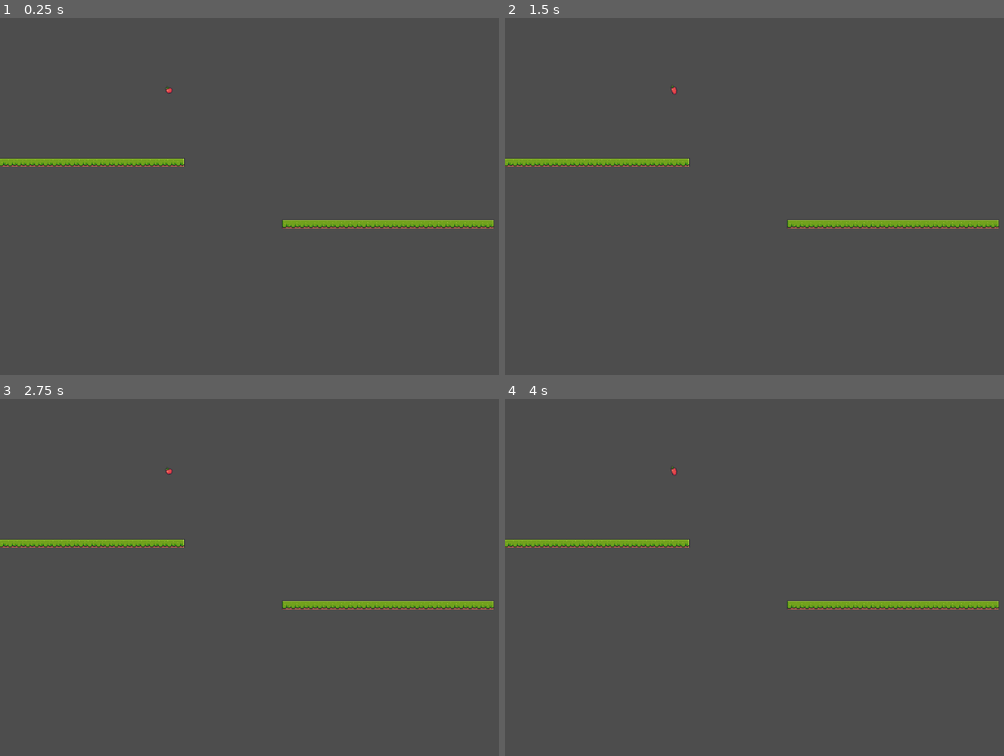
Above: before the commit, frames 1-4 (two rows, left to right).
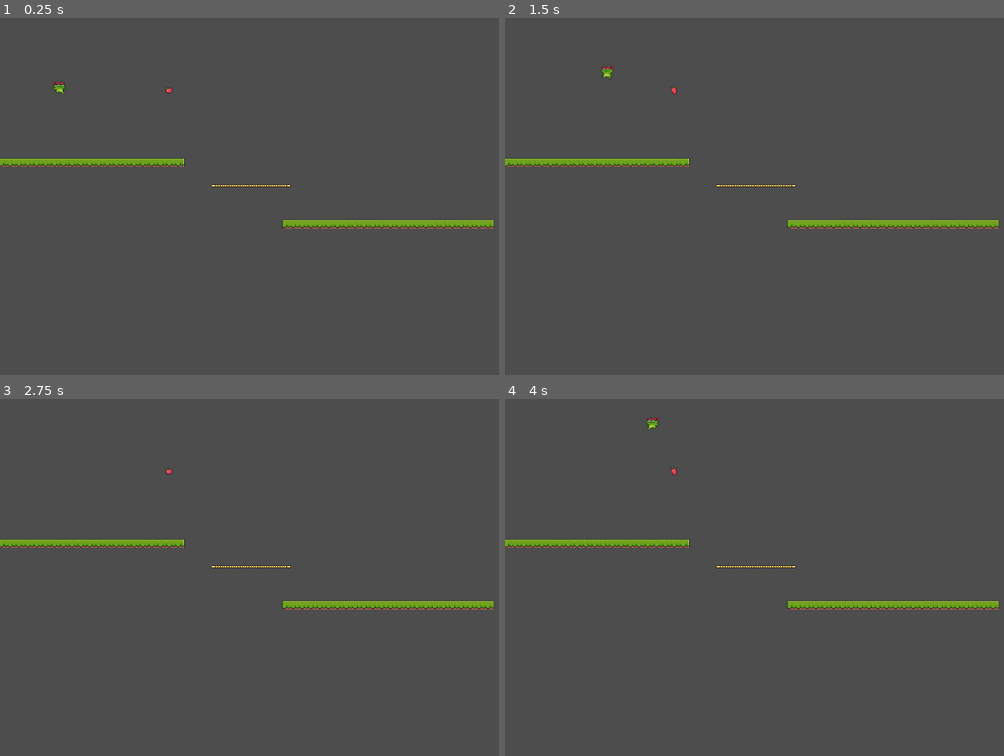
Above: after the commit, the same moments.

Repository: DfindWox/TGD
Game: Godot game, scene res://main.tscn
Same seed, same stepped clock (60 frames per second), same inputs: the game is played once before the commit and once after it.
Inputs:
- Up to frame 1 (0.25 s): no input
- Up to frame 2 (1.5 s): tap Enter (ui_accept) at 0.5, 0.6, 0.77, 1.07, 1.35 s; hold Right (ui_right) 0.53-1.28 s; hold Left (ui_left) from 1.28 s (still down)
- Up to frame 3 (2.75 s): tap Enter (ui_accept) at 1.52, 1.82, 2, 2.1 s; release Left (ui_left) at 2.03 s; hold Right (ui_right) from 2.03 s (still down)
- Up to frame 4 (4 s): tap Enter (ui_accept) at 2.75, 2.85, 3.02, 3.32, 3.5, 3.6, 3.77 s; release Right (ui_right) at 3.53 s; hold Left (ui_left) from 3.53 s (still down)

The runs differ from the first frame. In frame 1, 0.2% of the frame differs, in the area x 10-59%, y 17-48%; in frame 2, 0.2%, in the area x 19-59%, y 13-48%; in frame 3, 0.1%; in frame 4, 0.2%.

Commit message:
Aah the timeline

Diff:
--- a/cenes/apple.gd
+++ b/cenes/apple.gd
@@ -1,6 +1,7 @@
 extends Area2D
 
 @onready var animation = $AnimationPlayer
+#signal died()
 func _on_body_entered(body):
 	if body.is_in_group('Player'):
 		animation.play("collected")
@@ -8,5 +9,5 @@
 
 func _on_animation_player_animation_finished(anim_name):
 	if anim_name == 'collected':
+		owner.fruitHandler(-1)
 		self.queue_free()
-		#say farewell and kill yourself
--- a/cenes/bullet.tscn
+++ b/cenes/bullet.tscn
@@ -4,6 +4,7 @@
 [ext_resource type="Script" path="res://cenes/bullet.gd" id="2_nnrwl"]
 
 [sub_resource type="CircleShape2D" id="CircleShape2D_4trt3"]
+radius = 6.32456
 
 [node name="Seed" instance=ExtResource("1_2k5j7")]
 collision_layer = 0
--- /dev/null
+++ b/cenes/endScreen.tscn
@@ -0,0 +1,12 @@
+[gd_scene format=3 uid="uid://bvu1fnagq7sks"]
+
+[node name="TextEdit" type="TextEdit"]
+offset_right = 80.0
+offset_bottom = 42.0
+text = "Acabou."
+editable = false
+context_menu_enabled = false
+selecting_enabled = false
+deselect_on_focus_loss_enabled = false
+virtual_keyboard_enabled = false
+middle_mouse_paste_enabled = false
--- a/cenes/enemies/woody.tscn
+++ b/cenes/enemies/woody.tscn
@@ -5,6 +5,7 @@
 [ext_resource type="PackedScene" uid="uid://cvb8hk3kmkfle" path="res://cenes/bullet.tscn" id="3_x7tdp"]
 
 [node name="Woody" instance=ExtResource("1_e1rg1")]
+collision_layer = 1
 script = ExtResource("2_wyhio")
 Bullet = ExtResource("3_x7tdp")
 
@@ -13,7 +14,7 @@
 polygon = PackedVector2Array(-1.33172, 0.545398, 117.675, -28.5876, 122.808, 2.86447)
 
 [node name="Marker" type="Marker2D" parent="." index="6"]
-position = Vector2(14, 0)
+position = Vector2(16, -4)
 
 [node name="Timer" type="Timer" parent="." index="7"]
 wait_time = 0.5
--- a/cenes/maps/map.tscn
+++ b/cenes/maps/map.tscn
@@ -52,12 +52,18 @@
 17:0/0 = 0
 17:0/0/physics_layer_0/linear_velocity = Vector2(0, 0)
 17:0/0/physics_layer_0/angular_velocity = 0.0
+17:0/0/physics_layer_0/polygon_0/points = PackedVector2Array(-8, -8, 8, -8, 8, -4, -8, -3.5)
+17:0/0/physics_layer_0/polygon_0/one_way = true
 18:0/0 = 0
 18:0/0/physics_layer_0/linear_velocity = Vector2(0, 0)
 18:0/0/physics_layer_0/angular_velocity = 0.0
+18:0/0/physics_layer_0/polygon_0/points = PackedVector2Array(-8, -8, 8, -8, 8, -3.5, -8, -3.5)
+18:0/0/physics_layer_0/polygon_0/one_way = true
 19:0/0 = 0
 19:0/0/physics_layer_0/linear_velocity = Vector2(0, 0)
 19:0/0/physics_layer_0/angular_velocity = 0.0
+19:0/0/physics_layer_0/polygon_0/points = PackedVector2Array(-8, -8, 8, -8, 8, -4, -8, -4)
+19:0/0/physics_layer_0/polygon_0/one_way = true
 0:1/0 = 0
 0:1/0/physics_layer_0/linear_velocity = Vector2(0, 0)
 0:1/0/physics_layer_0/angular_velocity = 0.0
@@ -450,4 +456,4 @@
 tile_set = SubResource("TileSet_ngav5")
 format = 2
 layer_0/name = "ground"
-layer_0/tile_data = PackedInt32Array(19, 524288, 0, 65535, 3 …(699 unchanged characters)…  0, 458783, 393216, 0, 458806, 524288, 0)
+layer_0/tile_data = PackedInt32Array(19, 524288, 0, 65535, 3 …(699 unchanged characters)…  0, 458783, 393216, 0, 458806, 524288, 0, 196631, 1114112, 0, 196632, 1179648, 0, 196633, 1179648, 0, 196634, 1179648, 0, 196635, 1179648, 0, 196636, 1179648, 0, 196637, 1179648, 0, 196638, 1179648, 0, 196639, 1245184, 0)
--- a/cenes/player.gd
+++ b/cenes/player.gd
@@ -1,47 +1,67 @@
 extends "res://classes/base_entity.gd"
 @export var jump_speed:int = -15000
-@onready var is_jumping:bool = false
 @onready var timer_jump = $TimerJump
+@onready var animation = $Animation
+var canChangeStatus:bool = true
+var state:String = 'idle'
 func _physics_process(delta):
 	#change name from input to physics, maybe? send those their own functions
 	handle_input(delta)
 	gravity_pull(delta)
+	handle_animation()
 	if Input.is_action_just_pressed("ui_accept"):
+		print('era pra eu pular')
 		if grounded:
-			is_jumping = true
+			print('pulei ue')
+			state = 'jumping'
+			canChangeStatus = false
 			timer_jump.start()
 	move_and_slide()
 
 func handle_input(delta):
 	var jumping:int
-	if is_jumping:
+	if state == 'jumping':
 		jumping = jump_speed * delta
 
 	var input_direction = Vector2(
 			Input.get_action_strength("ui_right") - Input.get_action_strength("ui_left"),
 			jumping)* delta
+	handle_rotation(input_direction)
+
+
+	if input_direction != Vector2.ZERO and canChangeStatus:
+		state = 'running'
+	elif canChangeStatus:
+		if grounded:
+			state = 'idle'
+		else:
+			state = 'falling'
 
 	velocity = input_direction * speed
 
 
-
-
 func _on_timer_jump_timeout():
-	is_jumping = false
 	grounded = false
+	state = 'falling'
 
 func _on_tact_body_entered(body):
-	print(body,' is inside me')
-	if body.is_in_group('Map'):
+	if body.is_in_group('Map') and state != 'jumping':
 		grounded = true
+		canChangeStatus = true
+		state = 'idle'
 
 
 func _on_tact_body_exited(body):
-	if body.is_in_group('Map') and not is_jumping:
+	if body.is_in_group('Map') and canChangeStatus:
 		grounded = false
+		state = 'falling'
 
+func handle_animation():
+#	print(state)
+	animation.play(state)
 
-#	var TW = create_tween()
-#	#Em vez dessa parada, eu tiro a gravity, seto pra 'jumping' e vlay
-#	var vlaay = Vector2(self.position.x , self.position.y + jump_speed)
-#	TW.tween_property(self, 'position', vlaay, 0.3)
+func handle_rotation(input_direction):
+	if input_direction.x > 0:
+		$Sprite.set_flip_h(false)
+	if  input_direction.x < 0:
+		$Sprite.set_flip_h(true)
--- a/cenes/player.tscn
+++ b/cenes/player.tscn
@@ -1,11 +1,234 @@
-[gd_scene load_steps=5 format=3 uid="uid://bteqxsno8ws6h"]
+[gd_scene load_steps=13 format=3 uid="uid://bteqxsno8ws6h"]
 
 [ext_resource type="PackedScene" uid="uid://dysexsuiwt2me" path="res://classes/base_entity.tscn" id="1_flcby"]
 [ext_resource type="Script" path="res://cenes/player.gd" id="2_fwq2q"]
+[ext_resource type="Texture2D" uid="uid://bc61hgvlhbjhu" path="res://assets/Pixel Adventure 1, 2/Main Characters/Ninja Frog/combo.png" id="3_h64t3"]
+[ext_resource type="Texture2D" uid="uid://gjhc1llwqdil" path="res://assets/Pixel Adventure 1, 2/Main Characters/Ninja Frog/Idle (32x32).png" id="4_ki456"]
 
 [sub_resource type="CapsuleShape2D" id="CapsuleShape2D_2fgon"]
 radius = 14.0
 height = 44.0
+
+[sub_resource type="Animation" id="Animation_au2eg"]
+length = 0.001
+tracks/0/type = "value"
+tracks/0/imported = false
+tracks/0/enabled = true
+tracks/0/path = NodePath("Sprite:frame")
+tracks/0/interp = 1
+tracks/0/loop_wrap = true
+tracks/0/keys = {
+"times": PackedFloat32Array(0),
+"transitions": PackedFloat32Array(1),
+"update": 1,
+"values": [0]
+}
+tracks/1/type = "value"
+tracks/1/imported = false
+tracks/1/enabled = true
+tracks/1/path = NodePath("SpriteIdle:visible")
+tracks/1/interp = 1
+tracks/1/loop_wrap = true
+tracks/1/keys = {
+"times": PackedFloat32Array(0),
+"transitions": PackedFloat32Array(1),
+"update": 1,
+"values": [true]
+}
+tracks/2/type = "value"
+tracks/2/imported = false
+tracks/2/enabled = true
+tracks/2/path = NodePath("Sprite:visible")
+tracks/2/interp = 1
+tracks/2/loop_wrap = true
+tracks/2/keys = {
+"times": PackedFloat32Array(0),
+"transitions": PackedFloat32Array(1),
+"update": 1,
+"values": [false]
+}
+tracks/3/type = "value"
+tracks/3/imported = false
+tracks/3/enabled = true
+tracks/3/path = NodePath("SpriteIdle:frame")
+tracks/3/interp = 1
+tracks/3/loop_wrap = true
+tracks/3/keys = {
+"times": PackedFloat32Array(0),
+"transitions": PackedFloat32Array(1),
+"update": 1,
+"values": [0]
+}
+
+[sub_resource type="Animation" id="Animation_84de5"]
+resource_name = "idle"
+length = 0.78
+tracks/0/type = "value"
+tracks/0/imported = false
+tracks/0/enabled = true
+tracks/0/path = NodePath("SpriteIdle:visible")
+tracks/0/interp = 1
+tracks/0/loop_wrap = true
+tracks/0/keys = {
+"times": PackedFloat32Array(0),
+"transitions": PackedFloat32Array(1),
+"update": 1,
+"values": [true]
+}
+tracks/1/type = "value"
+tracks/1/imported = false
+tracks/1/enabled = true
+tracks/1/path = NodePath("SpriteIdle:frame")
+tracks/1/interp = 1
+tracks/1/loop_wrap = true
+tracks/1/keys = {
+"times": PackedFloat32Array(0, 0.1, 0.2, 0.3, 0.4, 0.5, 0.6, 0.7),
+"transitions": PackedFloat32Array(1, 1, 1, 1, 1, 1, 1, 1),
+"update": 1,
+"values": [0, 1, 2, 3, 4, 5, 6, 7]
+}
+tracks/2/type = "value"
+tracks/2/imported = false
+tracks/2/enabled = true
+tracks/2/path = NodePath("Sprite:visible")
+tracks/2/interp = 1
+tracks/2/loop_wrap = true
+tracks/2/keys = {
+"times": PackedFloat32Array(0),
+"transitions": PackedFloat32Array(1),
+"update": 1,
+"values": [false]
+}
+
+[sub_resource type="Animation" id="Animation_7qu43"]
+resource_name = "falling"
+length = 0.1
+tracks/0/type = "value"
+tracks/0/imported = false
+tracks/0/enabled = true
+tracks/0/path = NodePath("Sprite:visible")
+tracks/0/interp = 1
+tracks/0/loop_wrap = true
+tracks/0/keys = {
+"times": PackedFloat32Array(0),
+"transitions": PackedFloat32Array(1),
+"update": 1,
+"values": [true]
+}
+tracks/1/type = "value"
+tracks/1/imported = false
+tracks/1/enabled = true
+tracks/1/path = NodePath("Sprite:frame")
+tracks/1/interp = 1
+tracks/1/loop_wrap = true
+tracks/1/keys = {
+"times": PackedFloat32Array(0),
+"transitions": PackedFloat32Array(1),
+"update": 1,
+"values": [12]
+}
+tracks/2/type = "value"
+tracks/2/imported = false
+tracks/2/enabled = true
+tracks/2/path = NodePath("SpriteIdle:visible")
+tracks/2/interp = 1
+tracks/2/loop_wrap = true
+tracks/2/keys = {
+"times": PackedFloat32Array(0),
+"transitions": PackedFloat32Array(1),
+"update": 1,
+"values": [false]
+}
+
+[sub_resource type="Animation" id="Animation_nfl42"]
+resource_name = "jumping"
+length = 0.1
+tracks/0/type = "value"
+tracks/0/imported = false
+tracks/0/enabled = true
+tracks/0/path = NodePath("Sprite:frame")
+tracks/0/interp = 1
+tracks/0/loop_wrap = true
+tracks/0/keys = {
+"times": PackedFloat32Array(0),
+"transitions": PackedFloat32Array(1),
+"update": 1,
+"values": [13]
+}
+tracks/1/type = "value"
+tracks/1/imported = false
+tracks/1/enabled = true
+tracks/1/path = NodePath("Sprite:visible")
+tracks/1/interp = 1
+tracks/1/loop_wrap = true
+tracks/1/keys = {
+"times": PackedFloat32Array(0),
+"transitions": PackedFloat32Array(1),
+"update": 1,
+"values": [true]
+}
+tracks/2/type = "value"
+tracks/2/imported = false
+tracks/2/enabled = true
+tracks/2/path = NodePath("SpriteIdle:visible")
+tracks/2/interp = 1
+tracks/2/loop_wrap = true
+tracks/2/keys = {
+"times": PackedFloat32Array(0),
+"transitions": PackedFloat32Array(1),
+"update": 1,
+"values": [false]
+}
+
+[sub_resource type="Animation" id="Animation_y3lab"]
+resource_name = "running"
+length = 0.88
+step = 0.08
+tracks/0/type = "value"
+tracks/0/imported = false
+tracks/0/enabled = true
+tracks/0/path = NodePath("Sprite:frame")
+tracks/0/interp = 1
+tracks/0/loop_wrap = true
+tracks/0/keys = {
+"times": PackedFloat32Array(0, 0.08, 0.16, 0.24, 0.32, 0.4, 0.48, 0.56, 0.64, 0.72, 0.8),
+"transitions": PackedFloat32Array(1, 1, 1, 1, 1, 1, 1, 1, 1, 1, 1),
+"update": 1,
+"values": [0, 1, 2, 3, 4, 5, 6, 7, 8, 9, 10]
+}
+tracks/1/type = "value"
+tracks/1/imported = false
+tracks/1/enabled = true
+tracks/1/path = NodePath("Sprite:visible")
+tracks/1/interp = 1
+tracks/1/loop_wrap = true
+tracks/1/keys = {
+"times": PackedFloat32Array(0),
+"transitions": PackedFloat32Array(1),
+"update": 1,
+"values": [true]
+}
+tracks/2/type = "value"
+tracks/2/imported = false
+tracks/2/enabled = true
+tracks/2/path = NodePath("SpriteIdle:visible")
+tracks/2/interp = 1
+tracks/2/loop_wrap = true
+tracks/2/keys = {
+"times": PackedFloat32Array(0),
+"transitions": PackedFloat32Array(1),
+"update": 1,
+"values": [false]
+}
+
+[sub_resource type="AnimationLibrary" id="AnimationLibrary_r66r1"]
+_data = {
+"RESET": SubResource("Animation_au2eg"),
+"falling": SubResource("Animation_7qu43"),
+"idle": SubResource("Animation_84de5"),
+"jumping": SubResource("Animation_nfl42"),
+"running": SubResource("Animation_y3lab")
+}
 
 [sub_resource type="RectangleShape2D" id="RectangleShape2D_lguxy"]
 size = Vector2(18, 3)
@@ -20,13 +243,21 @@
 shape = SubResource("CapsuleShape2D_2fgon")
 
 [node name="Sprite" parent="." index="1"]
-scale = Vector2(33, 30)
-
-[node name="TimerJump" type="Timer" parent="." index="4"]
+visible = false
+scale = Vector2(1, 0.909)
+texture = ExtResource("3_h64t3")
+hframes = 14
+
+[node name="Animation" parent="." index="2"]
+libraries = {
+"": SubResource("AnimationLibrary_r66r1")
+}
+
+[node name="TimerJump" type="Timer" parent="." index="3"]
 wait_time = 0.3
 one_shot = true
 
-[node name="Tact" type="Area2D" parent="." index="5"]
+[node name="Tact" type="Area2D" parent="." index="4"]
 collision_layer = 0
 collision_mask = 3
 
@@ -34,6 +265,10 @@
 position = Vector2(0, 22.5)
 shape = SubResource("RectangleShape2D_lguxy")
 
+[node name="SpriteIdle" type="Sprite2D" parent="." index="5"]
+texture = ExtResource("4_ki456")
+hframes = 11
+
 [connection signal="timeout" from="TimerJump" to="." method="_on_timer_jump_timeout"]
 [connection signal="body_entered" from="Tact" to="." method="_on_tact_body_entered"]
 [connection signal="body_exited" from="Tact" to="." method="_on_tact_body_exited"]
--- a/classes/base_enemy.tscn
+++ b/classes/base_enemy.tscn
@@ -9,7 +9,7 @@
 height = 18.0
 
 [sub_resource type="RectangleShape2D" id="RectangleShape2D_sdx63"]
-size = Vector2(13, 5.12979)
+size = Vector2(10.9168, 4.80346)
 
 [node name="BaseEnemy" instance=ExtResource("1_bf0rw")]
 collision_layer = 8
@@ -33,7 +33,7 @@
 collision_mask = 4
 
 [node name="CollisionHurt" type="CollisionShape2D" parent="hurtbox" index="1"]
-position = Vector2(0, -7.36098)
+position = Vector2(0, -8)
 scale = Vector2(0.916021, -0.639021)
 shape = SubResource("RectangleShape2D_sdx63")
 debug_color = Color(0.32549, 0.623529, 0.141176, 0.419608)
--- a/classes/base_entity.gd
+++ b/classes/base_entity.gd
@@ -11,4 +11,3 @@
 func gravity_pull(delta):
 	if not grounded:
 		velocity.y = gravity * delta
-#		move_and_slide()
--- a/classes/base_entity.tscn
+++ b/classes/base_entity.tscn
@@ -10,5 +10,3 @@
 [node name="Sprite" type="Sprite2D" parent="."]
 
 [node name="Animation" type="AnimationPlayer" parent="."]
-
-[node name="AnimationTree" type="AnimationTree" parent="."]
--- /dev/null
+++ b/main.gd
@@ -0,0 +1,11 @@
+extends Node2D
+@export var fruits:int = 1
+@export var endScreen: PackedScene
+func fruitHandler(n):
+	fruits += n
+	print('current fruits: ', fruits)
+	if fruits < 1:
+		print('cabo cabo cabo')
+		var s = endScreen.instantiate()
+		call_deferred("add_child", s)
+		get_tree().paused = true
--- a/main.tscn
+++ b/main.tscn
@@ -1,11 +1,15 @@
-[gd_scene load_steps=5 format=3 uid="uid://d0avvfjh7n74i"]
+[gd_scene load_steps=7 format=3 uid="uid://d0avvfjh7n74i"]
 
+[ext_resource type="Script" path="res://main.gd" id="1_dg553"]
 [ext_resource type="PackedScene" uid="uid://bteqxsno8ws6h" path="res://cenes/player.tscn" id="1_js1qi"]
 [ext_resource type="PackedScene" uid="uid://c3t4c5usw8ewa" path="res://cenes/maps/map.tscn" id="2_8bt1j"]
+[ext_resource type="PackedScene" uid="uid://bvu1fnagq7sks" path="res://cenes/endScreen.tscn" id="2_arhqn"]
 [ext_resource type="PackedScene" uid="uid://c113yufcp2jkf" path="res://cenes/apple.tscn" id="3_1jj07"]
 [ext_resource type="PackedScene" uid="uid://bykjww0q0dnuq" path="res://cenes/enemies/woody.tscn" id="4_rbyd6"]
 
 [node name="Main" type="Node2D"]
+script = ExtResource("1_dg553")
+endScreen = ExtResource("2_arhqn")
 
 [node name="Player" parent="." instance=ExtResource("1_js1qi")]
 position = Vector2(105, 83)
@@ -18,4 +22,4 @@
 rotation = -0.236993
 
 [node name="Woody" parent="." instance=ExtResource("4_rbyd6")]
-position = Vector2(24, 172)
+position = Vector2(209, 232)
Binary file added: assets/Pixel Adventure 1, 2/Main Characters/Ninja Frog/combo.png
Not shown, added: assets/Pixel Adventure 1, 2/Main Characters/Ninja Frog/combo.png.import
